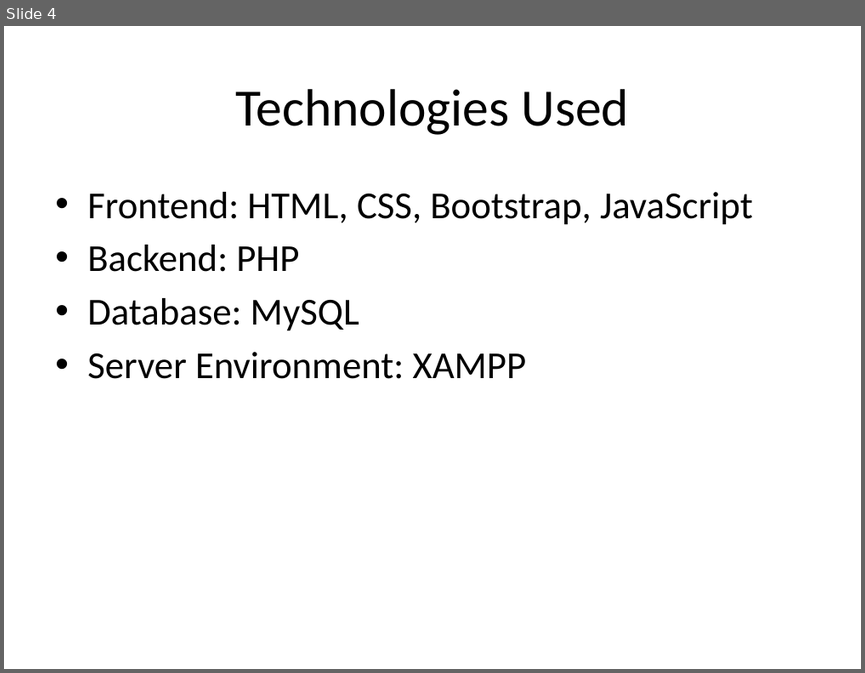
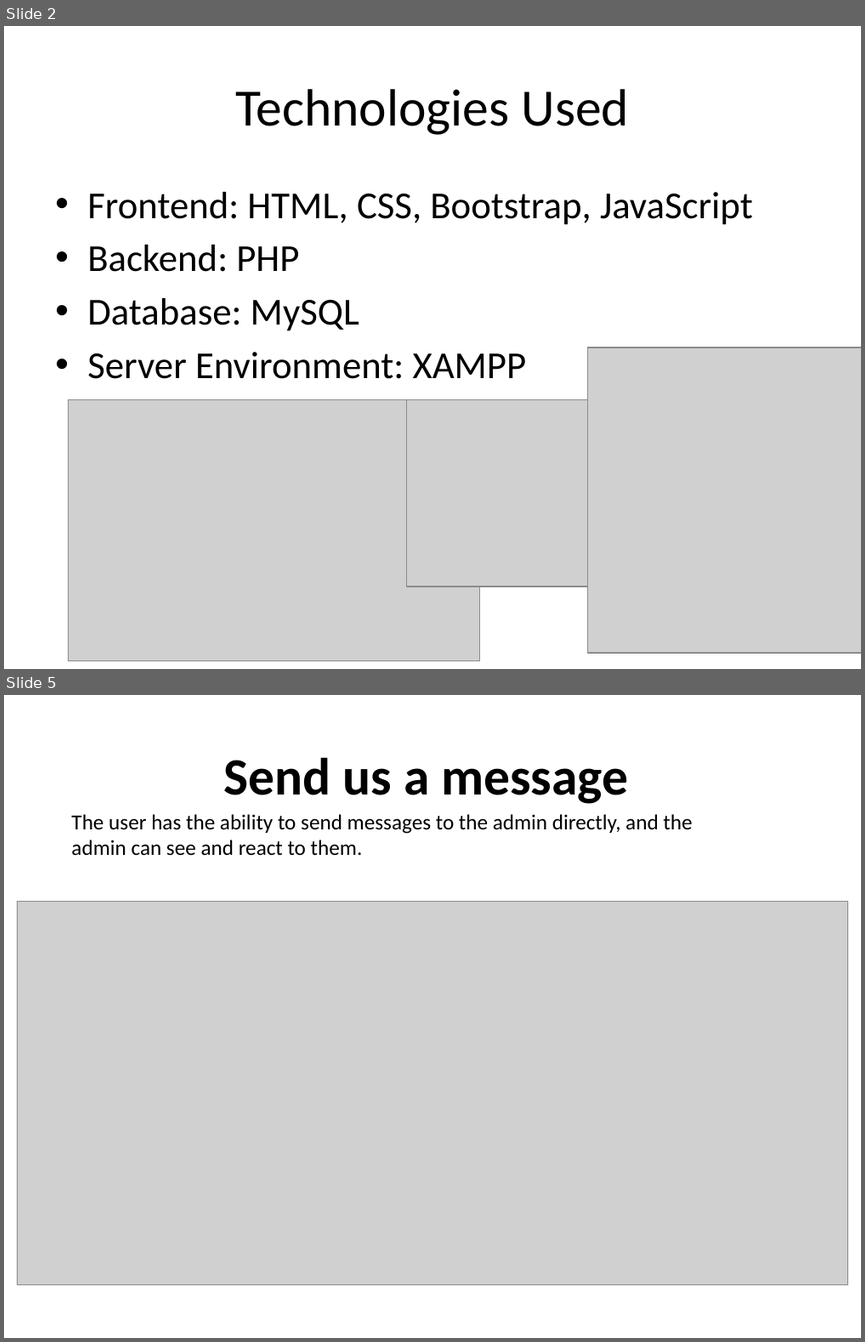
Before and after one commit to Eng-Aadam/Fududeeye-System, a slide deck: Fududeeye(PPT).pptx. Shown one above the other, each under a label of ours: slide 4 before the commit, slides 2 and 5 after it; the slides between them are not shown. The pictures are 865x673 and 865x1342 pixels, drawn with LibreOffice and Linux fonts; fonts in the diff are those of the drawing; grey boxes stand for pictures. Boxes give left, top, right and bottom in pixels: in the first picture for what was removed or moved away, otherwise in the second. Text is boxed around its words. In the diff, an @@ line names an element or a change of style, - is before the commit and + after.

```diff
--- a/Fududeeye(PPT).pptx
+++ b/Fududeeye(PPT).pptx
@@ slide 5 added at (4, 695, 861, 1338), background #FFFFFF @@
@@ title added at (224, 757, 628, 804), 44 pt, text #000000, bold @@
+Send us a message
@@ text added at (71, 814, 692, 856), 18 pt, text #000000 @@
+The user has the ability to send messages to the admin directly, and the admin can see and react to them.
@@ picture added at (17, 901, 847, 1285) @@
@@ what was slide 4 is now slide 2 @@
@@ slide 2 changed as well @@
@@ picture added at (587, 347, 861, 652) @@
@@ picture added at (69, 399, 479, 660) @@
@@ picture added at (407, 399, 739, 585) @@
```
Also in this commit, not shown: 1 other slide changed, 10 other slides added, 9 slides removed.
